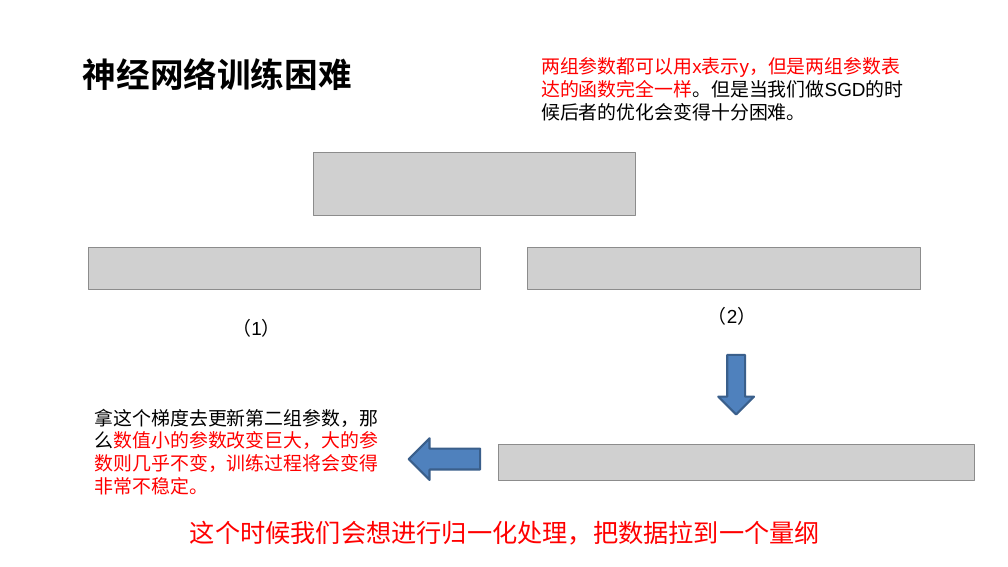
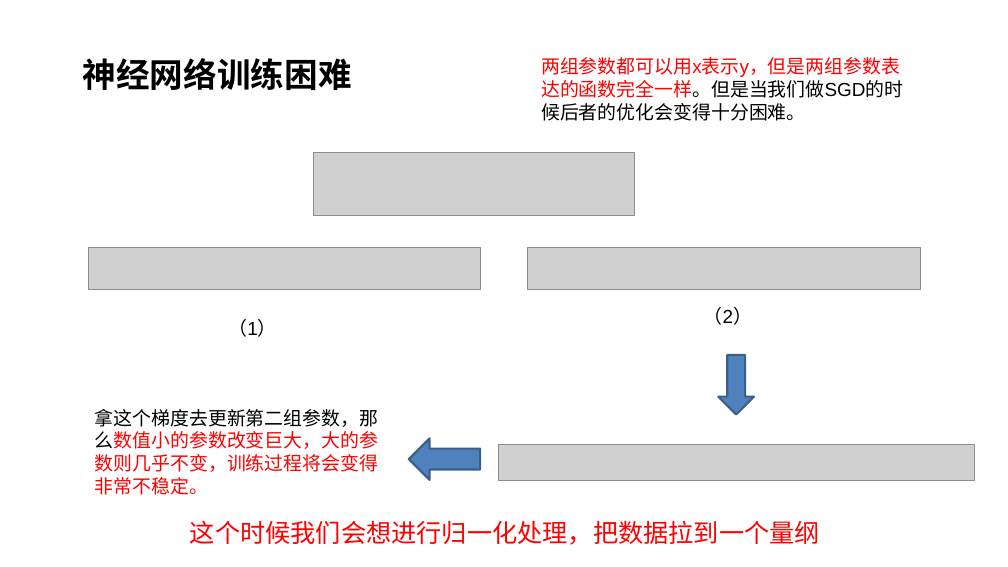
Before and after one commit to boycebai/paper, a slide deck: slide 3 of 0408/Batch Normalization.pptx. Drawn at 1008x567 pixels with LibreOffice and Linux fonts; fonts in the diff are those of the drawing; grey boxes stand for pictures. Boxes give left, top, right and bottom in pixels: in the first picture for what was removed or moved away, otherwise in the second. Text is boxed around its words. In the diff, an @@ line names an element or a change of style, - is before the commit and + after.

Commit message:
333

```diff
--- a/0408/Batch Normalization.pptx
+++ b/0408/Batch Normalization.pptx
@@ text "（1）": place and size @@
-text "（1）" at [232,319,280,337]
+text "（1）" at [228,319,276,337]
@@ text "（2）": place and size @@
-text "（2）" at [708,307,756,325]
+text "（2）" at [704,307,752,325]
```
Also in this commit, not shown: 4 other slides changed.
